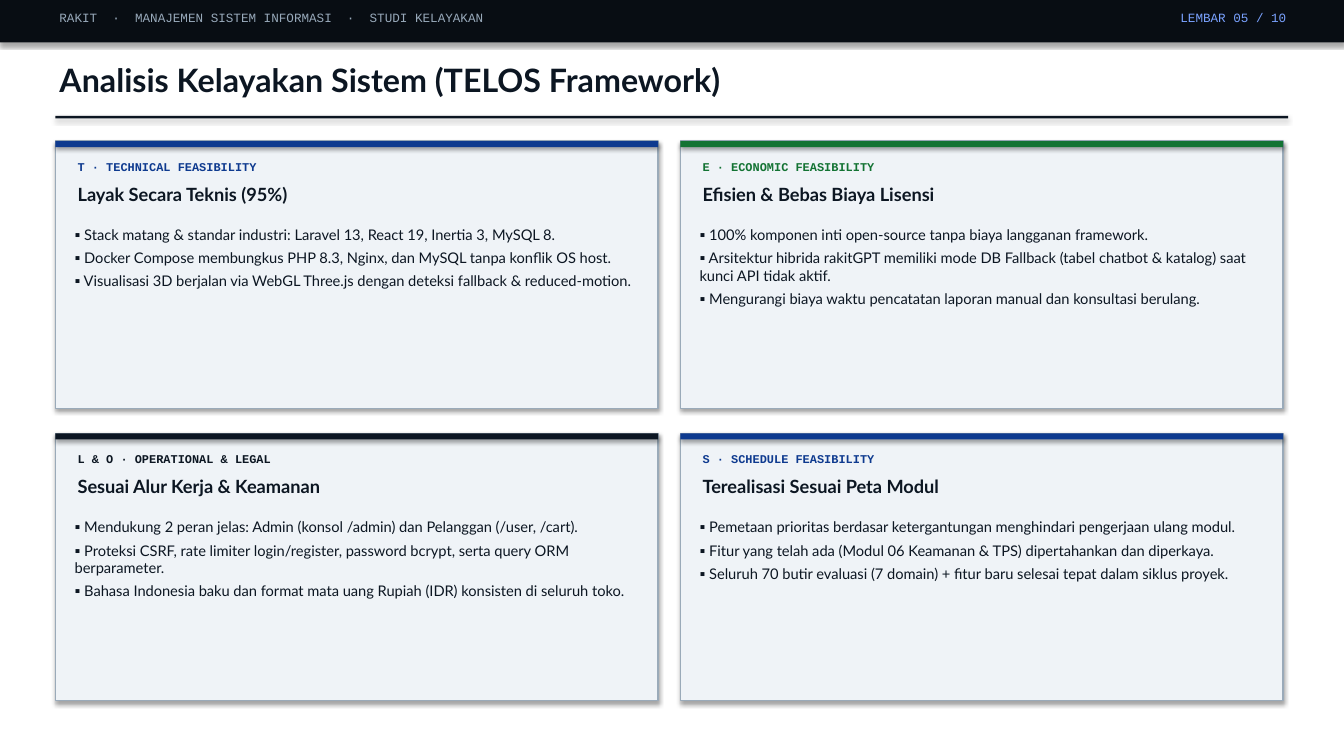
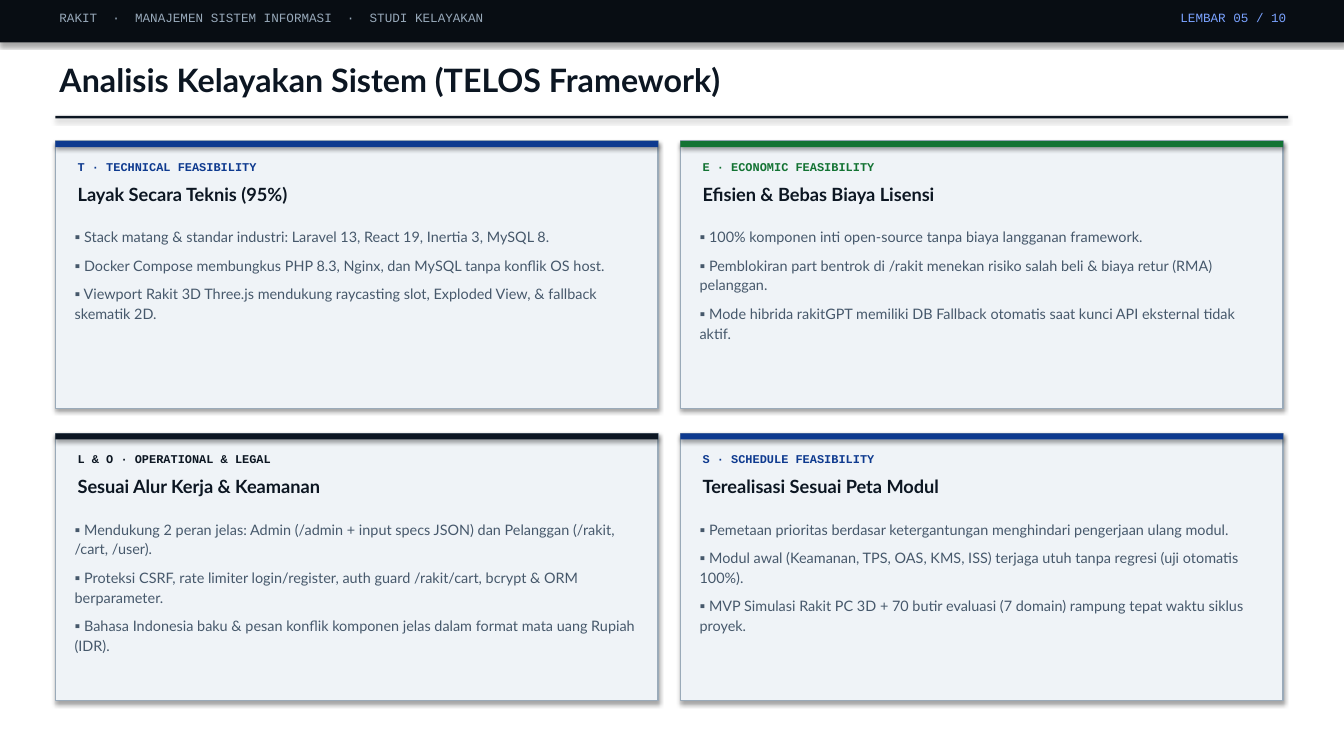
Before and after one commit to RaffaelVeneh/rakit, a slide deck: slide 5 of Presentasi_Proyek_MSI_RAKIT.pptx. Drawn at 1344x756 pixels with LibreOffice and Linux fonts; fonts in the diff are those of the drawing. Boxes give left, top, right and bottom in pixels: in the first picture for what was removed or moved away, otherwise in the second. Text is boxed around its words. In the diff, an @@ line names an element or a change of style, - is before the commit and + after.

```diff
--- a/Presentasi_Proyek_MSI_RAKIT.pptx
+++ b/Presentasi_Proyek_MSI_RAKIT.pptx
@@ text at bbox=[84, 231, 604, 274]: size 10.5 to 10.3 pt, text colour #0C1622 to #46586B in "▪ Stack matang & standar industri: Laravel ...", "▪ Docker Compose membungkus PHP 8.3, Nginx, ..."; line spacing 1 to 1.15; more space between paragraphs @@
@@ text at bbox=[709, 231, 1142, 245]: size 10.5 to 10.3 pt, text colour #0C1622 to #46586B in "▪ 100% komponen inti open-source tanpa biaya ..."; line spacing 1 to 1.15; more space between paragraphs @@
@@ text at bbox=[700, 260, 1235, 339]: text changed; size 10.5 to 10.3 pt; text colour #0C1622 to #46586B @@
-▪ Arsitektur hibrida rakitGPT memiliki mode DB Fallback (tabel chatbot & katalog) saat kunci API tidak aktif.
-▪ Mengurangi biaya waktu pencatatan laporan manual dan konsultasi berulang.
+▪ Pemblokiran part bentrok di /rakit menekan risiko salah beli & biaya retur (RMA) pelanggan.
+▪ Mode hibrida rakitGPT memiliki DB Fallback otomatis saat kunci API eksternal tidak aktif.
@@ text at bbox=[75, 288, 596, 319]: text changed; size 10.5 to 10.3 pt; text colour #0C1622 to #46586B @@
-▪ Visualisasi 3D berjalan via WebGL Three.js dengan deteksi fallback & reduced-motion.
+▪ Viewport Rakit 3D Three.js mendukung raycasting slot, Exploded View, & fallback skematik 2D.
@@ text at bbox=[75, 524, 635, 653]: text changed; size 10.5 to 10.3 pt; text colour #0C1622 to #46586B @@
-▪ Mendukung 2 peran jelas: Admin (konsol /admin) dan Pelanggan (/user, /cart).
-▪ Proteksi CSRF, rate limiter login/register, password bcrypt, serta query ORM berparameter.
-▪ Bahasa Indonesia baku dan format mata uang Rupiah (IDR) konsisten di seluruh toko.
+▪ Mendukung 2 peran jelas: Admin (/admin + input specs JSON) dan Pelanggan (/rakit, /cart, /user).
+▪ Proteksi CSRF, rate limiter login/register, auth guard /rakit/cart, bcrypt & ORM berparameter.
+▪ Bahasa Indonesia baku & pesan konflik komponen jelas dalam format mata uang Rupiah (IDR).
@@ text at bbox=[709, 524, 1229, 538]: size 10.5 to 10.3 pt, text colour #0C1622 to #46586B in "▪ Pemetaan prioritas berdasar ketergantungan menghindari pen ..."; line spacing 1 to 1.15; more space between paragraphs @@
@@ text at bbox=[700, 552, 1244, 634]: text changed; size 10.5 to 10.3 pt; text colour #0C1622 to #46586B @@
-▪ Fitur yang telah ada (Modul 06 Keamanan & TPS) dipertahankan dan diperkaya.
-▪ Seluruh 70 butir evaluasi (7 domain) + fitur baru selesai tepat dalam siklus proyek.
+▪ Modul awal (Keamanan, TPS, OAS, KMS, ISS) terjaga utuh tanpa regresi (uji otomatis 100%).
+▪ MVP Simulasi Rakit PC 3D + 70 butir evaluasi (7 domain) rampung tepat waktu siklus proyek.
```
Also in this commit, not shown: 9 other slides changed, 8 other files.
